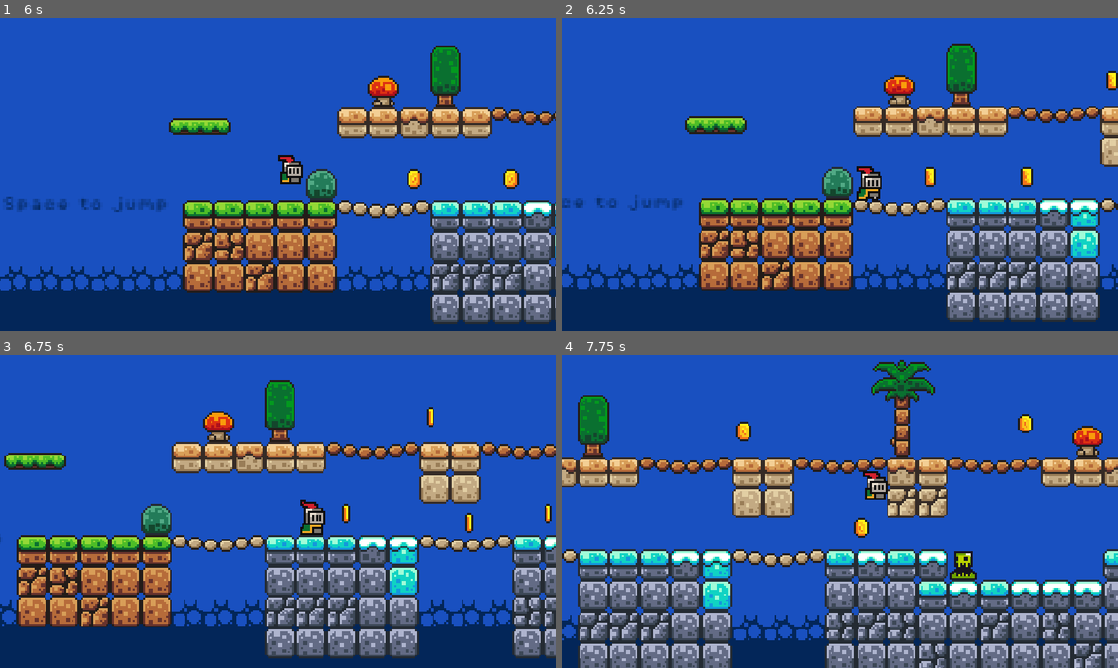
Above: before the commit, frames 1-4 (two rows, left to right).
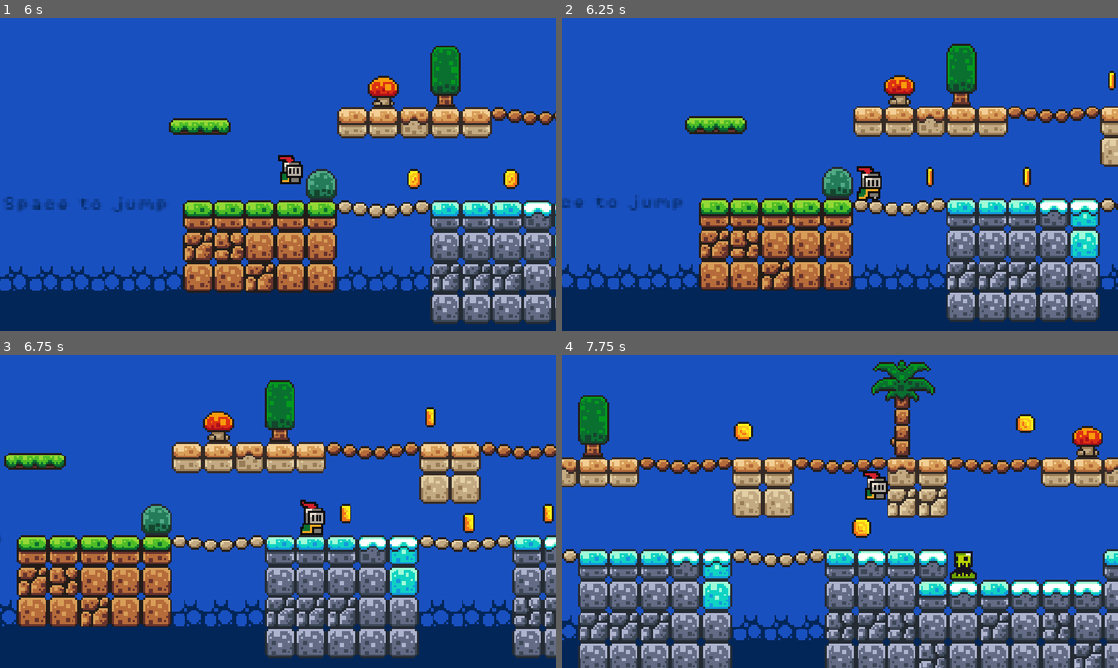
Above: after the commit, the same moments.

Repository: LeonVilovic/gadot-testing-1
Game: Godot game, scene res://scenes/game.tscn
Two runs of this game, one before a commit and one after it. Both use one fixed random seed, a clock stepped at 60 frames per second and the inputs below.
Inputs:
- Up to frame 1 (6 s): hold Right (move_right) 0.53-2.03 s; tap Space (jump) at 0.77, 1.52, 3.02, 3.77, 4.52 s; hold Left (move_left) 2.03-4.28 s; hold Right (move_right) from 4.28 s (still down)
- Up to frame 2 (6.25 s): keep holding Right (move_right); tap Space (jump) at 6.02 s
- Up to frame 3 (6.75 s): keep holding Right (move_right)
- Up to frame 4 (7.75 s): keep holding Right (move_right); tap Space (jump) at 6.77, 7.52 s

Frame 1 is identical in both runs. In frame 2, 0.3% of the frame differs, in the area x 65-100%, y 16-54%; in frame 3, 0.3%; in frame 4, 0.4%, in the area x 30-86%, y 18-59%.

Commit message:
coin pick up animation added
create animation node >>> add key frames for sound, animation, collider (play sound, disable animation sprite, disable collider). Make sure to add RESET animations to defaults. and add queue_free() call in the animator at the end

Diff:
--- a/scenes/coin.tscn
+++ b/scenes/coin.tscn
@@ -2,6 +2,7 @@
 
 [ext_resource type="Script" uid="uid://dxkwpwkfn57ye" path="res://scripts/coin.gd" id="1_i64fm"]
 [ext_resource type="Texture2D" uid="uid://chwcni1nklrou" path="res://assets/sprites/coin.png" id="1_rwqht"]
+[ext_resource type="AudioStream" uid="uid://dq2r56k1wsxwl" path="res://assets/sounds/coin.wav" id="3_11l1o"]
 
 [sub_resource type="CircleShape2D" id="CircleShape2D_kotv8"]
 radius = 4.0
@@ -96,7 +97,110 @@
 "loop": 1,
 "name": &"default",
 "speed": 10.0
+}, {
+"frames": [],
+"loop": 1,
+"name": &"pickup",
+"speed": 5.0
 }]
+
+[sub_resource type="Animation" id="Animation_11l1o"]
+length = 0.001
+tracks/0/type = "value"
+tracks/0/imported = false
+tracks/0/enabled = true
+tracks/0/path = NodePath("CollisionShape2D:disabled")
+tracks/0/interp = 1
+tracks/0/loop_wrap = true
+tracks/0/keys = {
+"times": PackedFloat32Array(0),
+"transitions": PackedFloat32Array(1),
+"update": 1,
+"values": [false]
+}
+tracks/1/type = "value"
+tracks/1/imported = false
+tracks/1/enabled = true
+tracks/1/path = NodePath("AudioStreamPlayer2D:playing")
+tracks/1/interp = 1
+tracks/1/loop_wrap = true
+tracks/1/keys = {
+"times": PackedFloat32Array(0),
+"transitions": PackedFloat32Array(1),
+"update": 1,
+"values": [false]
+}
+tracks/2/type = "value"
+tracks/2/imported = false
+tracks/2/enabled = true
+tracks/2/path = NodePath("AnimatedSprite2D:animation")
+tracks/2/interp = 1
+tracks/2/loop_wrap = true
+tracks/2/keys = {
+"times": PackedFloat32Array(0),
+"transitions": PackedFloat32Array(1),
+"update": 1,
+"values": [&"pickup"]
+}
+
+[sub_resource type="Animation" id="Animation_d14el"]
+resource_name = "pickup"
+tracks/0/type = "value"
+tracks/0/imported = false
+tracks/0/enabled = true
+tracks/0/path = NodePath("CollisionShape2D:disabled")
+tracks/0/interp = 1
+tracks/0/loop_wrap = true
+tracks/0/keys = {
+"times": PackedFloat32Array(0),
+"transitions": PackedFloat32Array(1),
+"update": 1,
+"values": [true]
+}
+tracks/1/type = "value"
+tracks/1/imported = false
+tracks/1/enabled = true
+tracks/1/path = NodePath("AudioStreamPlayer2D:playing")
+tracks/1/interp = 1
+tracks/1/loop_wrap = true
+tracks/1/keys = {
+"times": PackedFloat32Array(0),
+"transitions": PackedFloat32Array(1),
+"update": 1,
+"values": [true]
+}
+tracks/2/type = "value"
+tracks/2/imported = false
+tracks/2/enabled = true
+tracks/2/path = NodePath("AnimatedSprite2D:animation")
+tracks/2/interp = 1
+tracks/2/loop_wrap = true
+tracks/2/keys = {
+"times": PackedFloat32Array(0),
+"transitions": PackedFloat32Array(1),
+"update": 1,
+"values": [&"pickup"]
+}
+tracks/3/type = "method"
+tracks/3/imported = false
+tracks/3/enabled = true
+tracks/3/path = NodePath(".")
+tracks/3/interp = 1
+tracks/3/loop_wrap = true
+tracks/3/keys = {
+"times": PackedFloat32Array(1),
+"transitions": PackedFloat32Array(1),
+"values": [{
+"args": [],
+"method": &"queue_free"
+}]
+}
+
+[sub_resource type="AnimationLibrary" id="AnimationLibrary_1ikuy"]
+_data = {
+&"RESET": SubResource("Animation_11l1o"),
+&"pickup": SubResource("Animation_d14el")
+}
 
 [node name="Coin" type="Area2D" unique_id=1622540543]
 collision_mask = 2
@@ -107,7 +211,13 @@
 
 [node name="AnimatedSprite2D" type="AnimatedSprite2D" parent="." unique_id=1578281738]
 sprite_frames = SubResource("SpriteFrames_kotv8")
+animation = &"pickup"
 autoplay = "default"
-frame_progress = 0.24512188
+
+[node name="AudioStreamPlayer2D" type="AudioStreamPlayer2D" parent="." unique_id=91504685]
+stream = ExtResource("3_11l1o")
+
+[node name="AnimationPlayer" type="AnimationPlayer" parent="." unique_id=229282199]
+libraries/ = SubResource("AnimationLibrary_1ikuy")
 
 [connection signal="body_entered" from="." to="." method="_on_body_entered"]
--- a/scripts/coin.gd
+++ b/scripts/coin.gd
@@ -1,7 +1,9 @@
 extends Area2D
 
 @onready var game_manager: Node = %GameManager
+@onready var animation_player: AnimationPlayer = $AnimationPlayer
 
 func _on_body_entered(body: Node2D) -> void:
 	game_manager.add_point()
-	queue_free()
+	#queue_free()
+	animation_player.play("pickup")
